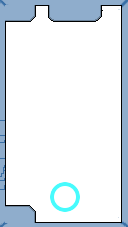
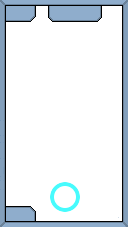
The second 128px x 227px image is a revision of the first. Changes to its layers:
moved "Border" above "Score", painted on it over [0, 2, 127, 226]
painted on "Score" over [4, 4, 124, 224]
painted on "OuterArea" over [0, 0, 128, 227]
painted on "OuterAreaBackground" over [0, 1, 128, 226]
